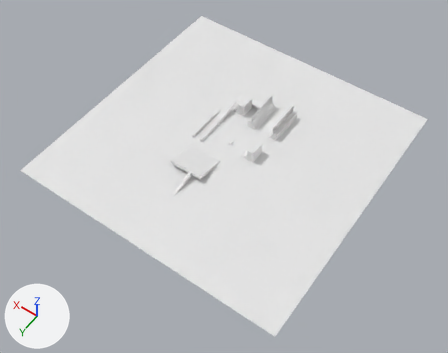
The OBJ model data/levels/skate0/skate0.obj as it was, and as the next commit left it.
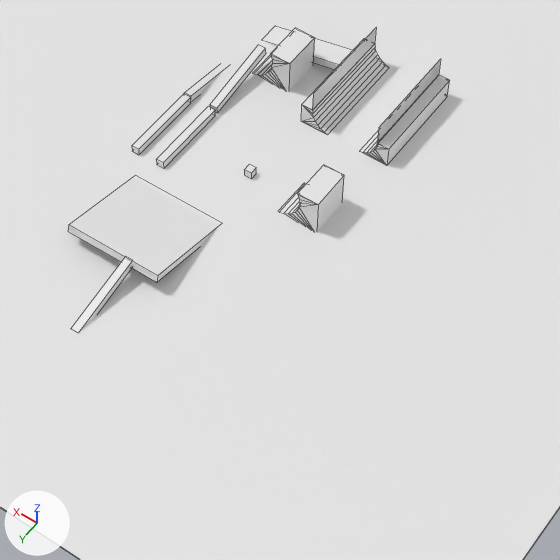
There are two pictures of each version: one whole from a camera (50 mm lens) standing at (-159.0, 231.0, 322.0) and looking at (-7.0, 19.0, -11.0), one close up on the part from 33% to 74% of the width and 24% to 77% of the height. The axes (+X, +Y, +Z) are drawn at lower left. The lights are the same throughout. The close-ups show mesh edges as thin lines. Materials are left out; every surface is plain grey. Where no turn or scale is listed for an object, it has been applied to the vertices.

Names of what the first close-up shows: 'skate0'.
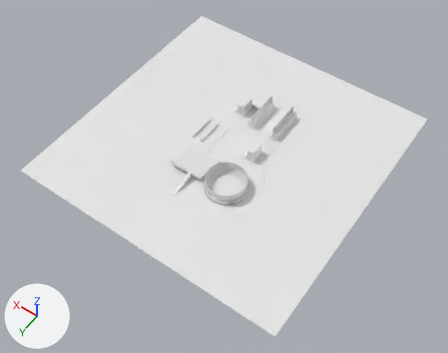
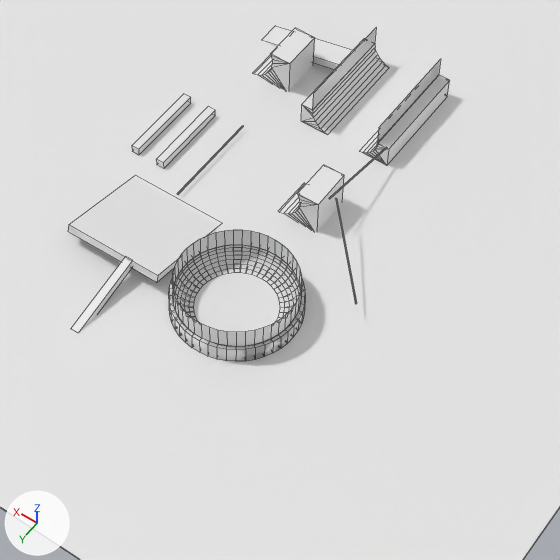
What the commit changed:
me_skate0 is used by ob_skate0; location (0.0, 0.0, 0.0).
me_skate0 had 184 vertices, 196 faces and spanned x -100.0..100.0, y -100.0..100.0, z -3.0..11.0.
me_skate0 now has 736 vertices, 1069 faces and spans x -100.0..100.0, y -100.0..100.0, z -2.0..11.0.
me_skate0 part 1: a new loose piece, a 6-sided cylinder along y spanning x 9.08..9.44, y -10.14..15.0, z 1.09..1.41.
me_skate0 part 2: a new loose piece of 450 vertices spanning x -34.0..-5.0, y 18.0..47.0, z 0.0..4.0.
me_skate0 part 3: a new loose piece of 90 vertices spanning x -33.0..-5.0, y 18.0..46.0, z 4.0..9.0.
me_skate0 part 4: the loose piece of 8 vertices spanning x -1.0..1.0, y -1.0..1.0, z 0.0..2.0 is deleted.
me_skate0 part 5: the loose piece of 8 vertices spanning x 24.0..26.0, y -30.0..-10.0, z -3.0..2.0 is deleted.
me_skate0 part 6: the loose piece of 8 vertices spanning x 17.0..19.0, y -31.0..-11.0, z 0.0..6.0 is deleted.
Part 7, on me_skate0:
18 vertices are added at x -41.0..-23.0, y -22.0..19.0, z 4.0..10.0.
6 new vertices lie (17.0, -17.0, 6.0) away from vertices in x -41.0, y 19.0, z 4.0.
24 new faces join them.

Pixel boxes (x1, y1, x2, y2) of what changed, in the close-ups (560 x 560 px):
part 1 of me_skate0, added: after (177, 126, 243, 194)
part 2 of me_skate0, added: after (169, 245, 305, 361)
part 3 of me_skate0, added: after (172, 230, 302, 347)
part 4 of me_skate0, deleted: before (244, 164, 256, 179)
part 5 of me_skate0, deleted: before (184, 67, 223, 103)
part 6 of me_skate0, deleted: before (210, 45, 266, 113)
part 7 of me_skate0, added: after (329, 149, 385, 304)
